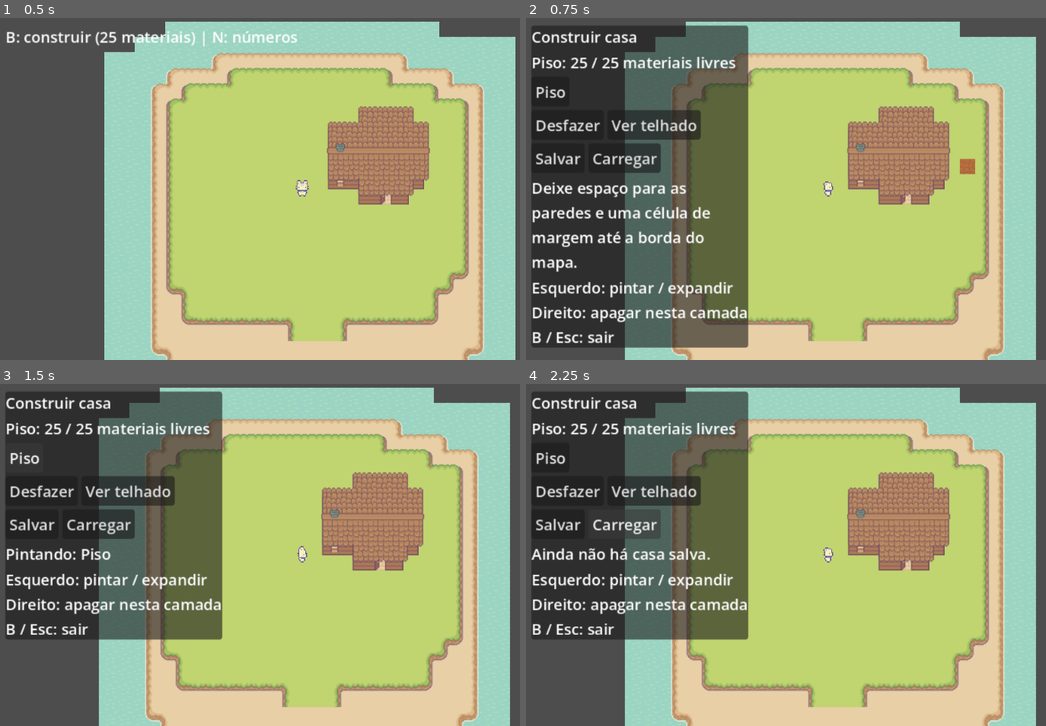
Above: before the commit, frames 1-4 (two rows, left to right).
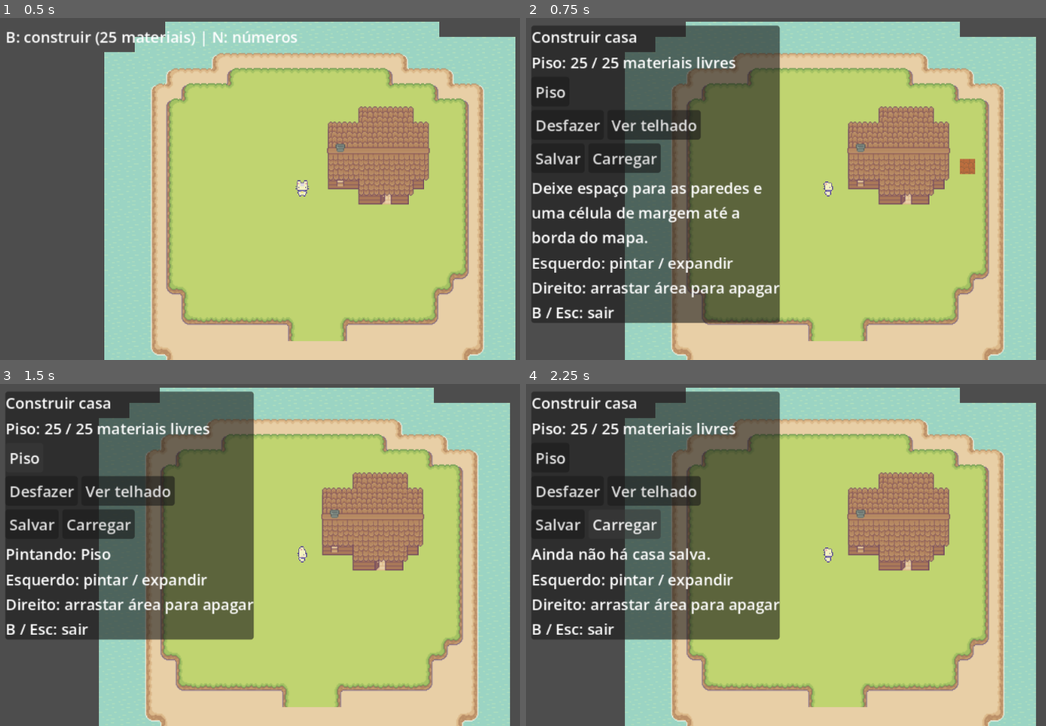
Above: after the commit, the same moments.

Repository: HelioConde/Slime-Harvest
Game: Godot game, scene res://scenes/world/world2.tscn
The game is run twice, just before and just after one commit, with the same random seed, the same clock (stepped at 60 frames per second) and the same inputs. This scene is started directly instead of the project's main scene.
Inputs (mouse positions are in pixels of both pictures, inside the frame that each line leads up to):
- Up to frame 1 (0.5 s): no input
- Up to frame 2 (0.75 s): tap Enter at 0.5 s; move the mouse to (962, 171) at 0.52 s; hold D (move_right) from 0.53 s (still down); tap B at 0.6 s; click (962, 171) at 0.67 s
- Up to frame 3 (1.5 s): release D (move_right) at 1.25 s; click "Piso" at 1.25 s
- Up to frame 4 (2.25 s): click "Carregar" at 2 s

Frame 1 is identical in both runs. In frame 2, 12% of the frame differs, in the area x 1-49%, y 2-97%; in frame 3, 5.0%; in frame 4, 5.0%.

Commit message:
Valida pátios internos quadrados e permite remover áreas com arraste do botão direito

Diff:
--- a/scripts/building/house_builder.gd
+++ b/scripts/building/house_builder.gd
@@ -41,6 +41,9 @@
 var last_button := 0
 var terrain_source: TileSetAtlasSource
 var previous_cell := Vector2i(99999, 99999)
+var removing_area: bool = false
+var removal_start: Vector2i
+var removal_outline: Line2D
 
 func _ready() -> void:
 	if player == null or ground == null or wall_tiles == null or roof_tiles == null:
@@ -76,6 +79,11 @@
 	entrance_door.player = player
 	entrance_door.hide()
 	add_child(entrance_door)
+	removal_outline = Line2D.new()
+	removal_outline.width = 1.0
+	removal_outline.default_color = Color(1.0, 0.3, 0.2, 0.9)
+	removal_outline.z_index = 31
+	add_child(removal_outline)
 	ghost.hide()
 
 func _make_roof_terrain() -> void:
@@ -167,7 +175,7 @@
 	status.text = "Pinte o piso; paredes e telhado automáticos."
 	box.add_child(status)
 	var help := Label.new()
-	help.text = "Esquerdo: pintar / expandir\nDireito: apagar nesta camada\nB / Esc: sair"
+	help.text = "Esquerdo: pintar / expandir\nDireito: arrastar área para apagar\nB / Esc: sair"
 	box.add_child(help)
 	_refresh_balance()
 	panel.hide()
@@ -191,6 +199,8 @@
 			previous_controls = bool(player.get("controls_enabled"))
 		building = not building
 		preview_roof = false
+		removing_area = false
+		removal_outline.clear_points()
 		player.call("set_controls_enabled", false if building else previous_controls)
 		panel.visible = building
 		hint.visible = not building
@@ -207,6 +217,20 @@
 	var over_panel := panel.get_global_rect().has_point(get_viewport().get_mouse_position())
 	ghost.visible = not over_panel
 	ghost.global_position = floor_layer.to_global(floor_layer.map_to_local(cursor))
+	var right_pressed: bool = Input.is_mouse_button_pressed(MOUSE_BUTTON_RIGHT)
+	if right_pressed:
+		if not removing_area and not over_panel:
+			removing_area = true
+			removal_start = cursor
+		if removing_area:
+			_preview_removal(cursor)
+		return
+	if removing_area:
+		removing_area = false
+		removal_outline.clear_points()
+		if not over_panel:
+			_remove_floor_area(removal_start, cursor)
+		return
 	var selected := _selected_cells()
 	var reason := _add_reason(cursor)
 	ghost.modulate = Color(1, 1, 1, 0.6) if reason.is_empty() else Color(1, 0.3, 0.3, 0.6)
@@ -234,6 +258,100 @@
 	_rebuild()
 	status.text = "%s atualizado. Salve para guardar." % brush
 
+func _preview_removal(end: Vector2i) -> void:
+	var low: Vector2i = Vector2i(mini(removal_start.x, end.x), mini(removal_start.y, end.y))
+	var high: Vector2i = Vector2i(maxi(removal_start.x, end.x), maxi(removal_start.y, end.y))
+	var a: Vector2 = to_local(floor_layer.to_global(floor_layer.map_to_local(low) - Vector2(8, 8)))
+	var b: Vector2 = to_local(floor_layer.to_global(floor_layer.map_to_local(high) + Vector2(8, 8)))
+	removal_outline.points = PackedVector2Array([a, Vector2(b.x, a.y), b, Vector2(a.x, b.y), a])
+
+func _remove_floor_area(start: Vector2i, end: Vector2i) -> void:
+	var low: Vector2i = Vector2i(mini(start.x, end.x), mini(start.y, end.y))
+	var high: Vector2i = Vector2i(maxi(start.x, end.x), maxi(start.y, end.y))
+	var proposed: Dictionary = footprint.duplicate()
+	# Only existing floor cells matter, even when the drag extends off-map.
+	for key in footprint:
+		var cell: Vector2i = key
+		if cell.x >= low.x and cell.x <= high.x and cell.y >= low.y and cell.y <= high.y:
+			proposed.erase(cell)
+	if proposed.size() == footprint.size():
+		return
+	var reason: String = _house_layout_error(proposed)
+	if not reason.is_empty():
+		status.text = reason
+		return
+	_remember()
+	footprint = proposed
+	_rebuild()
+	status.text = "Área removida; materiais devolvidos. Salve para guardar."
+
+func _house_layout_error(cells: Dictionary) -> String:
+	if cells.is_empty():
+		return ""
+	# The remaining floor must still form one connected house.
+	var first: Vector2i = cells.keys()[0]
+	var visited: Dictionary = {first: true}
+	var queue: Array[Vector2i] = [first]
+	var index: int = 0
+	while index < queue.size():
+		var cell: Vector2i = queue[index]
+		index += 1
+		for direction in DIRECTIONS:
+			var next: Vector2i = cell + direction
+			if cells.has(next) and not visited.has(next):
+				visited[next] = true
+				queue.append(next)
+	if visited.size() != cells.size():
+		return "A remoção não pode separar a casa em partes."
+	var low: Vector2i = first
+	var high: Vector2i = first
+	for key in cells:
+		var cell: Vector2i = key
+		low = Vector2i(mini(low.x, cell.x), mini(low.y, cell.y))
+		high = Vector2i(maxi(high.x, cell.x), maxi(high.y, cell.y))
+	low -= Vector2i.ONE
+	high += Vector2i.ONE
+	# Flood the empty exterior. Every remaining empty component is a courtyard.
+	var exterior: Dictionary = {low: true}
+	queue = [low]
+	index = 0
+	while index < queue.size():
+		var cell: Vector2i = queue[index]
+		index += 1
+		for direction in DIRECTIONS:
+			var next: Vector2i = cell + direction
+			if next.x < low.x or next.y < low.y or next.x > high.x or next.y > high.y:
+				continue
+			if not cells.has(next) and not exterior.has(next):
+				exterior[next] = true
+				queue.append(next)
+	var checked: Dictionary = exterior.duplicate()
+	for y in range(low.y, high.y + 1):
+		for x in range(low.x, high.x + 1):
+			var seed: Vector2i = Vector2i(x, y)
+			if cells.has(seed) or checked.has(seed):
+				continue
+			var hole_low: Vector2i = seed
+			var hole_high: Vector2i = seed
+			queue = [seed]
+			checked[seed] = true
+			index = 0
+			while index < queue.size():
+				var cell: Vector2i = queue[index]
+				index += 1
+				hole_low = Vector2i(mini(hole_low.x, cell.x), mini(hole_low.y, cell.y))
+				hole_high = Vector2i(maxi(hole_high.x, cell.x), maxi(hole_high.y, cell.y))
+				for direction in DIRECTIONS:
+					var next: Vector2i = cell + direction
+					if not cells.has(next) and not checked.has(next):
+						checked[next] = true
+						queue.append(next)
+			var width: int = hole_high.x - hole_low.x + 1
+			var height: int = hole_high.y - hole_low.y + 1
+			if width != height or width < 3 or queue.size() != width * height:
+				return "Pátio interno: arraste um quadrado de pelo menos 3×3, deixando espaço para paredes e área verde."
+	return ""
+
 func _selected_cells() -> Dictionary:
 	if brush == "Parede":
 		return wall_cells
@@ -278,6 +396,12 @@
 	var point := floor_layer.to_global(floor_layer.map_to_local(cell))
 	if ground.get_cell_source_id(ground.local_to_map(ground.to_local(point))) == -1:
 		return "Pinte sobre o solo."
+	if brush == "Piso":
+		var proposed: Dictionary = footprint.duplicate()
+		proposed[cell] = true
+		var layout_error: String = _house_layout_error(proposed)
+		if not layout_error.is_empty():
+			return layout_error
 	if brush == "Piso" and not _has_house_space(cell):
 		return "Deixe espaço para as paredes e uma célula de margem até a borda do mapa."
 	if brush == "Parede":
@@ -659,6 +783,10 @@
 	if decoded.floor.size() > material_limit:
 		status.text = "Piso ultrapassa o limite de materiais."
 		return
+	var layout_error: String = _house_layout_error(decoded.floor)
+	if not layout_error.is_empty():
+		status.text = layout_error
+		return
 	for key in decoded.floor:
 		var cell: Vector2i = key
 		if not _has_house_space(cell):
